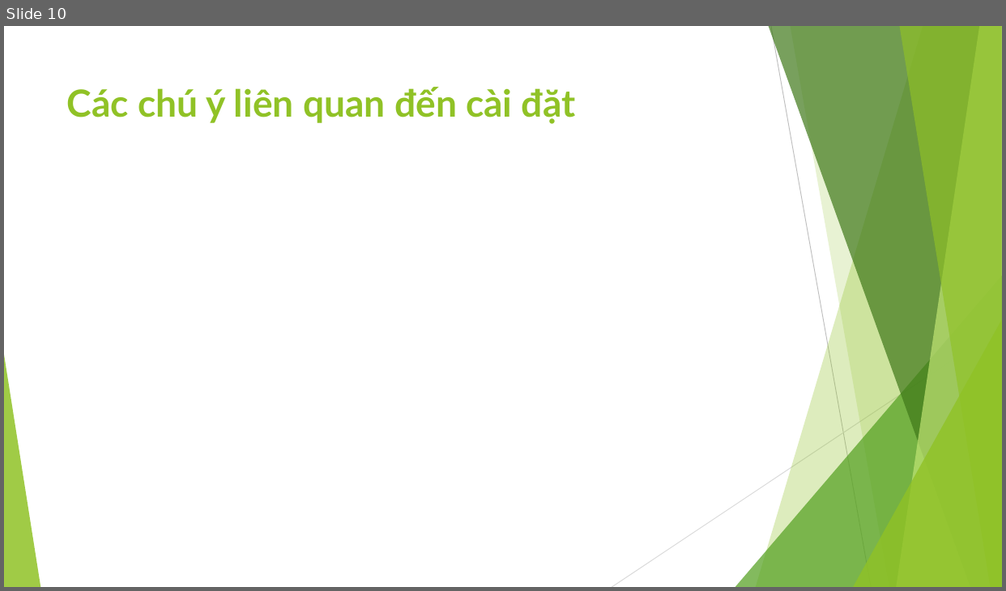
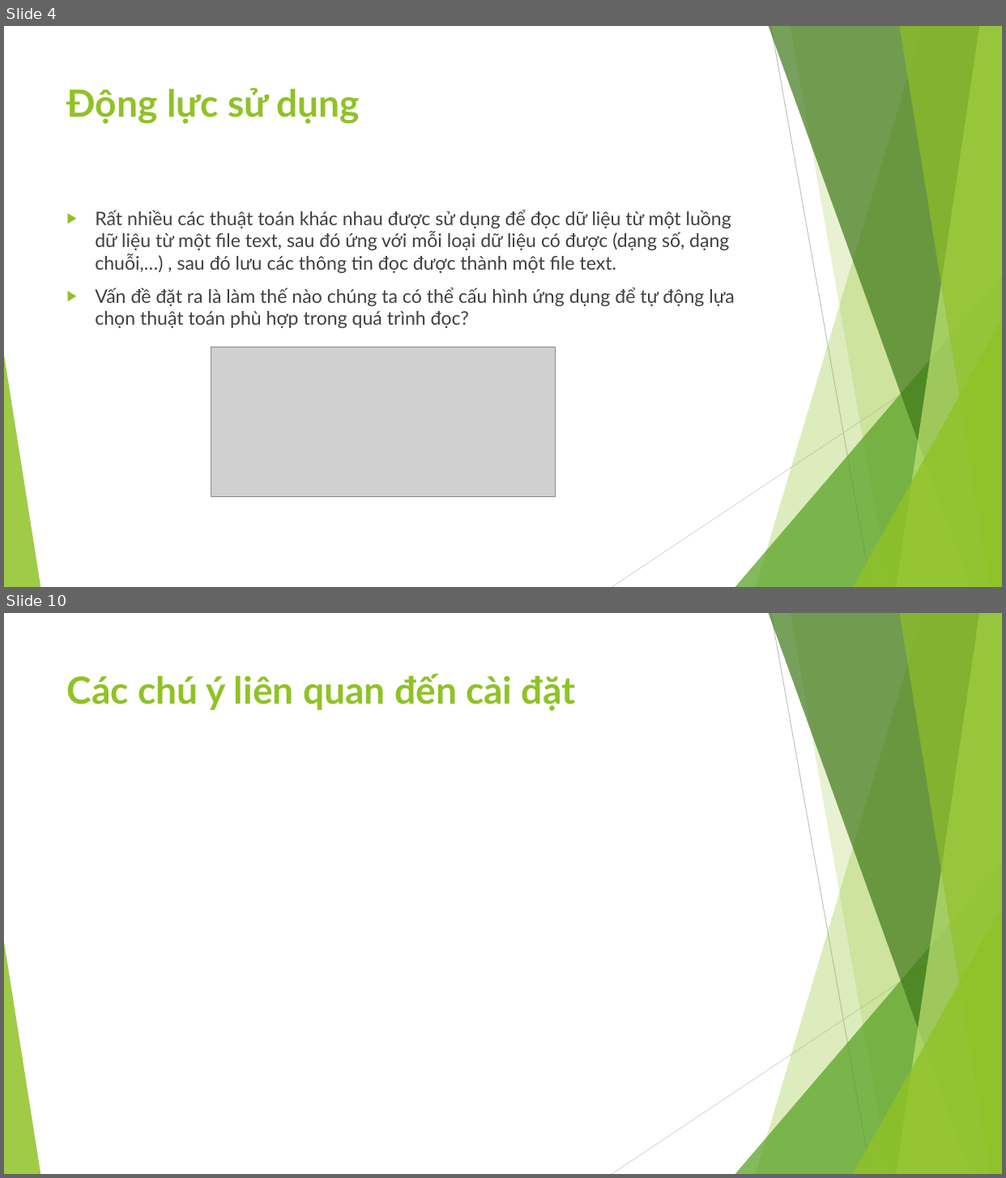
Before and after one commit to ChrisJamison/design_pattern, a slide deck: Báo cáo cuối kỳ/21. Strategy/Slide.pptx. Shown one above the other, each under a label of ours: slide 10 before the commit, slides 4 and 10 after it; the slides between them are not shown. The pictures are 1006x591 and 1006x1178 pixels, drawn with LibreOffice and Linux fonts; fonts in the diff are those of the drawing; grey boxes stand for pictures. Boxes give left, top, right and bottom in pixels: in the first picture for what was removed or moved away, otherwise in the second. Text is boxed around its words. In the diff, an @@ line names an element or a change of style, - is before the commit and + after.

```diff
--- a/Báo cáo cuối kỳ/21. Strategy/Slide.pptx
+++ b/Báo cáo cuối kỳ/21. Strategy/Slide.pptx
@@ slide 4 added at bbox=[4, 26, 1002, 587], background #FFFFFF; not listed: 10 template elements that a slide beside it also shows @@
@@ title added at bbox=[67, 88, 360, 124], 36 pt, text #90C226, bold @@
+Động lực sử dụng
@@ text added at bbox=[95, 210, 735, 328], 18 pt, text #404040 @@
+▶ Rất nhiều các thuật toán khác nhau được sử dụng để đọc dữ liệu từ một luồng dữ liệu từ một file text, sau đó ứng với mỗi loại dữ liệu có được (dạng số, dạng chuỗi,…) , sau đó lưu các thông tin đọc được thành một file text.
+▶ Vấn đề đặt ra là làm thế nào chúng ta có thể cấu hình ứng dụng để tự động lựa chọn thuật toán phù hợp trong quá trình đọc?
@@ picture added at bbox=[211, 347, 555, 497] @@
```
Also in this commit, not shown: 7 slides changed, 1 other slide added, 3 slides removed, 2 other files.
